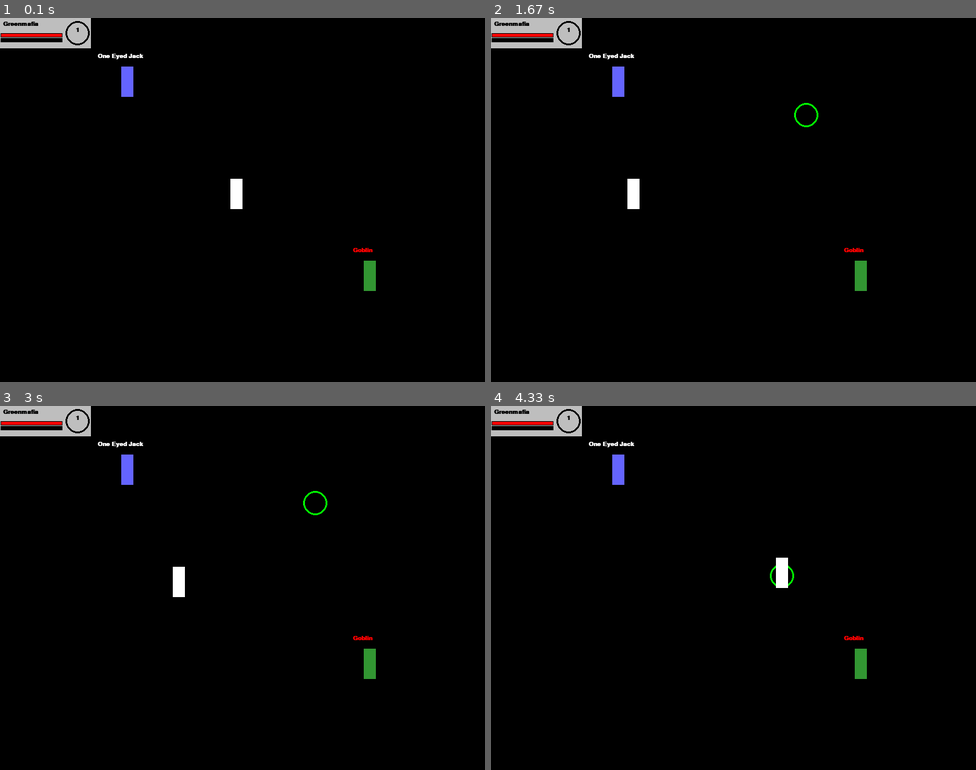
Above: before the commit, frames 1-4 (two rows, left to right).
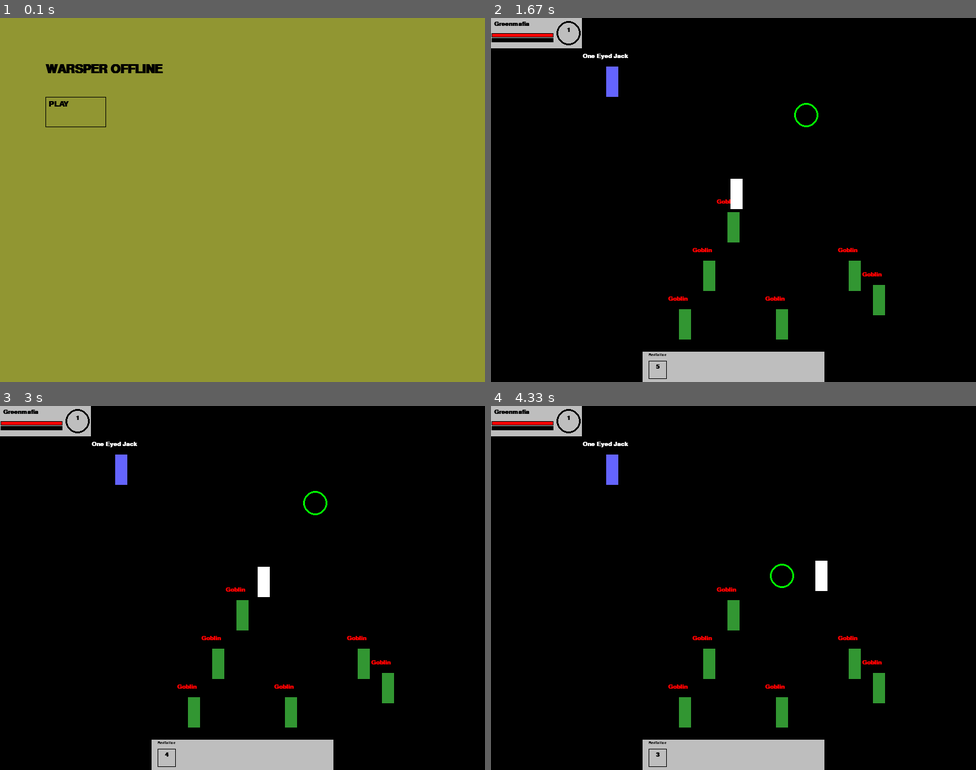
Above: after the commit, the same moments.

Repository: Lauri-Iivarinen/Pygame-WarspearOffline
Game: pygame game, started from main.py
The game is run twice, just before and just after one commit, with the same random seed, the same clock (stepped at 60 frames per second) and the same inputs.
Inputs (mouse positions are in pixels of both pictures, inside the frame that each line leads up to):
- Up to frame 1 (0.1 s): no input
- Up to frame 2 (1.67 s): click (568, 112) at 0.38 s, where only the run after the commit has a clickable "PLAY"; tap 1 at 0.67 s; press the mouse at (801, 119) at 1.53 s; move the mouse to (845, 98) at 1.63 s
- Up to frame 3 (3 s): release the mouse at (397, 464) at 1.77 s; press the mouse at (310, 507) at 1.87 s; move the mouse to (194, 588) at 1.97 s; release the mouse at (77, 668) at 2.1 s; click "Greenmafia" at 2.22 s; press the mouse at (310, 507) at 2.53 s; move the mouse to (291, 511) at 2.63 s; release the mouse at (271, 515) at 2.77 s; press the mouse at (310, 507) at 2.87 s; move the mouse to (300, 555) at 2.97 s
- Up to frame 4 (4.33 s): release the mouse at (782, 602) at 3.1 s; press the mouse at (801, 507) at 3.2 s; move the mouse to (806, 489) at 3.3 s; release the mouse at (815, 467) at 3.43 s; hold 1 3.5-3.97 s; click (888, 507) at 3.58 s; press the mouse at (801, 507) at 4.03 s; move the mouse to (791, 544) at 4.13 s; release the mouse at (782, 580) at 4.27 s

The runs differ from the first frame. In frame 1, 100% of the frame differs, in the area x 0-100%, y 0-100%; in frame 2, 5.3%; in frame 3, 5.3%; in frame 4, 5.3%.

Commit message:
UI frame shows player details target and abilities, player can kill mobs for xp, player can lose health if attacking mob, menu for starting game

Diff:
--- /dev/null
+++ b/Ability.py
@@ -0,0 +1,19 @@
+class Ability:
+
+    def used(self):
+        self.usable = False
+        self.cooldown_remaining = self.cooldown
+
+    def run_cooldown(self):
+        if self.cooldown_remaining == 0:
+            self.usable = True
+        self.cooldown_remaining -= 1
+
+    def __init__(self, name: str, type:str, damage:int, healing: int, cooldown: int, usable: bool) -> None:
+        self.name = name
+        self.type = type
+        self.damage = damage
+        self.healing = healing
+        self.cooldown = cooldown
+        self.cooldown_remaining = 0
+        self.usable = usable
--- /dev/null
+++ b/Item.py
@@ -0,0 +1,5 @@
+class Item:
+    def __init__(self, name, health, damage) -> None:
+        self.name = name
+        self.health = health
+        self.damage = damage
--- a/Map_room.py
+++ b/Map_room.py
@@ -18,15 +18,20 @@
         ['X', 'O', 'O', 'O', 'O', 'O', 'O', 'O', 'O', 'O', 'O', 'O', 'O', 'O', 'O', 'O', 'O', 'O', 'O', 'O', 'X'],
         ['X', 'O', 'O', 'O', 'O', 'O', 'O', 'O', 'O', 'O', 'O', 'O', 'O', 'O', 'O', 'O', 'O', 'O', 'O', 'O', 'X'],
         ['X', 'X', 'X', 'O', 'O', 'O', 'O', 'O', 'O', 'O', 'O', 'O', 'O', 'O', 'O', 'O', 'O', 'O', 'O', 'O', 'X'],
-        ['X', 'X', 'X', 'O', 'O', 'O', 'O', 'O', 'O', 'O', 'O', 'O', 'O', 'O', 'O', 'O', 'O', 'O', 'O', 'O', 'X'],
+        ['X', 'X', 'X', 'X', 'X', 'X', 'X', 'X', 'X', 'X', 'X', 'X', 'X', 'X', 'X', 'X', 'X', 'X', 'X', 'X', 'X'],
         ['X', 'X', 'X', 'X', 'X', 'X', 'X', 'X', 'X', 'X', 'X', 'X', 'X', 'X', 'X', 'X', 'X', 'X', 'X', 'X', 'X'],
 ]
 }
 
 mobs = {
     '1': [
-        Mob(False, 100, 'One Eyed Jack', 0, [], 200, 80, (100,100,255)),
-        Mob(True, 100, ' Goblin', 20, [], 600, 400, (50,150,50)),
+        Mob(False, 1000, 1000, 'One Eyed Jack', 0, [], 200, 80, (100,100,255),200),
+        Mob(True, 80, 80,' Goblin', 20, [], 600, 410, (50,150,50)),
+        Mob(True, 80, 80,' Goblin', 20, [], 650, 450, (50,150,50)),
+        Mob(True, 80, 80,' Goblin', 20, [], 500, 480, (50,150,50)),
+        Mob(True, 80, 80,' Goblin', 20, [], 400, 300, (50,150,50)),
+        Mob(True, 80, 80,' Goblin', 20, [], 300, 500, (50,150,50)),
+        Mob(True, 80, 80,' Goblin', 20, [], 350, 420, (50,150,50)),
     ]
 }
 
--- /dev/null
+++ b/Menu_screen.py
@@ -0,0 +1,23 @@
+import pygame
+pygame.font.init()
+FONT = pygame.font.SysFont('comicsans', 35, True, italic=False)
+
+def draw():
+    WINDOW_WDTH = 800 #20x15 movable area
+    WINDOW_HGHT = 600
+    WINDOW = pygame.display.set_mode((WINDOW_WDTH,WINDOW_HGHT))
+    WINDOW.fill((145,150,50))
+
+    title = FONT.render('WARSPER OFFLINE', 1, 'black')
+
+    WINDOW.blit(title, (50,50))
+
+
+def menu_screen():
+    mouse = pygame.mouse.get_pressed()
+    if mouse[0]: #Left click moves player
+        cursor = pygame.mouse.get_pos()
+        if cursor.x >= 30:
+            return False
+    draw()
+    return True
--- a/Mob.py
+++ b/Mob.py
@@ -5,9 +5,21 @@
             return 'red'
         return 'white'
 
-    def __init__(self, hostile: bool, health: int, name: str, xp: int, quests, x: int, y: int, color ):
+    def die(self):
+        self.damage = 0
+        self.curr_health = 0
+        self.alive = False
+
+    def receive_damage(self, damage):
+        if self.alive:
+            self.curr_health -= damage
+            if self.curr_health < 0:
+                self.die()
+
+    def __init__(self, hostile: bool, max_health: int, curr_health: int, name: str, xp: int, quests, x: int, y: int, color, damage=15, alive=True ):
         self.hostile = hostile
-        self.health = health
+        self.max_health = max_health
+        self.curr_health = curr_health
         self.name = name
         self.xp = xp
         self.quests = quests
@@ -15,3 +27,5 @@
         self.y = y
         self.color = color
         self.name_color = self.get_name_color(hostile)
+        self.damage = damage
+        self.alive = alive
--- a/Player.py
+++ b/Player.py
@@ -1,11 +1,70 @@
-import pygame
+from Item import Item
+from Ability import Ability
+
+items = {
+    'weapon': Item('Broken sword', 10, 15),
+    'chest' : Item('Chainmail armor', 20, 0),
+    'legs': Item('Rusty chainmail leggings', 15, 0)
+}
 
 class Player:
-    def __init__(self, name: str, max_health: int, curr_health:int, level: int, xp: int, quests: list, abilities: list ):
+
+    def gain_xp(self, incoming_xp):
+        self.xp += incoming_xp
+        if self.xp > self.xp_cap:
+            self.xp -= 100
+            self.level += 1
+            self.xp_cap += 10
+
+    def die(self):
+        self.damage = 0
+        self.curr_health = 0
+        self.alive = False
+
+    def receive_damage(self, damage):
+        if self.alive:
+            self.curr_health -= damage
+            if self.curr_health < 0:
+                self.die()
+
+    def receive_healing(self, amount):
+        self.curr_health += amount
+        if self.curr_health > self.max_health:
+            self.curr_health = self.max_health
+
+    def doAbility(self, ability: Ability):
+        if not ability.usable:
+            return
+        if ability.type == 'heal':
+            self.receive_healing(ability.healing)
+            ability.used()
+
+    def useAbility(self, name:str):
+        print(name)
+        for a in self.abilities:
+            if a.name == name:
+                self.doAbility(a)
+                break
+
+
+    def calc_damage(self):
+        damage = items['weapon'].damage + (self.level*10)
+        return damage
+
+    def reduce_cooldowns(self):
+        for cd in self.abilities:
+            cd.run_cooldown()
+
+    def __init__(self, name: str, max_health: int, curr_health:int, level: int, xp: int, quests: list, abilities: list, alive=True ):
         self.name = name
         self.max_health = max_health
         self.curr_health = curr_health
         self.level = level
         self.xp = xp
         self.quests = quests
-        self.abilities = abilities
+        self.abilities = [
+            Ability('Revitalize', 'heal', 0, 35, 5, True)
+        ]
+        self.xp_cap = 100
+        self.items = items
+        self.alive = alive
--- a/main.py
+++ b/main.py
@@ -1,6 +1,8 @@
 import pygame
 from Map_room import Map_room
 from Player import Player
+from Mob import Mob
+from Ability import Ability
 
 pygame.init()
 pygame.font.init()
@@ -14,25 +16,42 @@
 CURSOR_SIZE = 20
 CURSOR_THICKNESS = 3
 FONT = pygame.font.SysFont('comicsans', 15, True, italic=False)
+SMALLFONT = pygame.font.SysFont('comicsans', 10, True, italic=False)
+BIGFONT = pygame.font.SysFont('comicsans', 20, True, italic=False)
+LARGEFONT = pygame.font.SysFont('comicsans', 30, True, italic=False)
 clock = pygame.time.Clock()
 
 current_map = Map_room(1)
 current_map.print_map()
+
+def draw_menu():
+    WINDOW.fill((145,150,50))
+    title = LARGEFONT.render('WARSPER OFFLINE', 1, 'black')
+    WINDOW.blit(title, (75,75))
+    play_frame = pygame.Rect(75, 130, 100, 50)
+    play_txt = BIGFONT.render('PLAY', 1, 'black')
+    WINDOW.blit(play_txt, (80,135))
+    pygame.draw.rect(WINDOW, 'black', play_frame, 1)
+    pygame.display.update()
 
 def get_text_pos(x,y,length):
     y -= 22
     x -= length*3
     return (x,y)
 
-
 def draw_mobs():
     for mob in current_map.mobs:
-        npc_name = FONT.render(mob.name, 1, mob.name_color)
-        npc_pos = roundCursorPos((mob.x, mob.y))
-        npc_name_pos = get_text_pos(npc_pos[0], npc_pos[1], len(mob.name))
-        npc = pygame.Rect(npc_pos[0], npc_pos[1], PLAYER_WDTH, PLAYER_HGHT)
-        WINDOW.blit(npc_name, npc_name_pos)
-        pygame.draw.rect(WINDOW, mob.color, npc)
+        if mob.alive:
+            npc_name = FONT.render(mob.name, 1, mob.name_color)
+            npc_pos = roundCursorPos((mob.x, mob.y))
+            npc_name_pos = get_text_pos(npc_pos[0]-10, npc_pos[1], len(mob.name))
+            npc = pygame.Rect(npc_pos[0]-10, npc_pos[1], PLAYER_WDTH, PLAYER_HGHT)
+            WINDOW.blit(npc_name, npc_name_pos)
+            pygame.draw.rect(WINDOW, mob.color, npc)
+        else:
+            npc_pos = roundCursorPos((mob.x, mob.y))
+            npc = pygame.Rect(npc_pos[0]-10, npc_pos[1]+PLAYER_WDTH, PLAYER_HGHT, PLAYER_WDTH)
+            pygame.draw.rect(WINDOW, mob.color, npc)
 
 def draw_UI(player: Player):
     ui_frame = pygame.Rect(0,0,150,50)
@@ -51,12 +70,48 @@
     WINDOW.blit(name, (5,5))
     WINDOW.blit(level, (125,15))
 
+def draw_target_UI(player: Mob):
+    ui_frame = pygame.Rect(160,0,150,50)
+    name = FONT.render(player.name, 1, 'black')
+    hp_txt = FONT.render(f'{player.curr_health}/{player.max_health}', 1, 'black')
+    pygame.draw.rect(WINDOW, 'grey', ui_frame)
+    health_bar_frame = pygame.Rect(161,25, 102, 7)
+    pygame.draw.rect(WINDOW, 'black', health_bar_frame)
+    health_bar = pygame.Rect(162,26, round((player.curr_health/player.max_health)*100), 5)
+    pygame.draw.rect(WINDOW, 'red', health_bar)
+    WINDOW.blit(name, (160,5))
+    WINDOW.blit(hp_txt, (165, 32))
+
+
+def draw_ability_bar(abilities: list):
+    x = 250
+    y = 550
+    ui_frame = pygame.Rect(x,y,300,50)
+    pygame.draw.rect(WINDOW, 'grey', ui_frame)
+    y += 15
+    x += 10
+    for ability in abilities:
+        name = SMALLFONT.render(ability.name, 1, 'black')
+        if ability.usable:
+            icon = pygame.Rect(x,y,30,30)#Replace with icon
+            pygame.draw.rect(WINDOW, (0,0,0) , icon)
+        else:
+            cd = FONT.render(f'{ability.cooldown_remaining}', 1, 'black')
+            icon = pygame.Rect(x,y,30,30)
+            pygame.draw.rect(WINDOW, (0,0,0), icon, 1)
+            WINDOW.blit(cd, (x+12, 570))
+        WINDOW.blit(name, (x,552))
+        x += 10
+
 # draw a single frame
-def draw(player, cursor, cursor_color, player_info):
+def draw(player, cursor, cursor_color, player_info: Player, active_target):
     WINDOW.fill('black')
     pygame.draw.circle(WINDOW, cursor_color, cursor, CURSOR_SIZE, CURSOR_THICKNESS) #Cursor
     draw_mobs()
     draw_UI(player_info)
+    if active_target:
+        draw_target_UI(active_target)
+    draw_ability_bar(player_info.abilities)
     pygame.draw.rect(WINDOW, (255,255,255), player)#Player model
     pygame.display.update()
 
@@ -114,7 +169,43 @@
     y = round(cursor[1]/40)
     return map[y][x]
 
+def map_grid_pos(cursor: tuple):
+    x = round(cursor[0]/40)
+    y = round(cursor[1]/40)
+    return (x,y)
+
+def check_for_mob(coords: tuple):
+    pos = map_grid_pos(coords)
+    for mob in current_map.mobs:
+        mob_pos = map_grid_pos((mob.x, mob.y+PLAYER_HGHT))
+        if mob_pos == pos:
+            return mob
+    return False
+
+def check_player_range(target: tuple, player: tuple) -> bool:
+    t = map_grid_pos(target)
+    p = map_grid_pos(player)
+
+    if (t[0] - p[0] <= 1 and t[0] - p[0] >= -1):
+        if (t[1] - p[1] <= 1 and t[1] - p[1] >= -1):
+            return True
+
+    return False
+
+def do_interact(target: Mob, player, player_info: Player):
+    if target.alive:
+        close = check_player_range((target.x, target.y), (player.x, player.y))
+        if close and target.hostile:
+            target.receive_damage(player_info.calc_damage())
+            player_info.receive_damage(target.damage)
+            if target.curr_health == 0:
+                print('targed died')
+                player_info.gain_xp(target.xp)
+        elif close:
+            print('speaking')
+
 def main():
+    tick = 0
     destination_X = 0
     destination_Y = 0
     distance_X = 0
@@ -125,32 +216,82 @@
     green = (0,255,0)
     cursor_color = green
     player_info = Player('Greenmafia', 200, 200, 1, 0, [], []) #PLAYER DATA
+    active_target = False
+    #Abilioties
+    useHeal = False
+    in_menu = True
+    menu_closed = False
 
     # main loop that keeps the game running
     while checkGameClose():
-        mouse = pygame.mouse.get_pressed()
-        if mouse[0]:
-            cursor = roundCursorPos(pygame.mouse.get_pos())
-            if move_ok(cursor, current_map.map):
-                cursor_color = green
-                mouse_coords = cursor
-                if destination_X != mouse_coords[0]:
-                    destination_X = mouse_coords[0]
-                    distance_X = getDistance(player.x, destination_X, True)
-                if destination_Y != mouse_coords[1]:
-                    destination_Y = mouse_coords[1]
-                    distance_Y = getDistance(player.y, destination_Y, False)
+        if not in_menu:
+            mouse = pygame.mouse.get_pressed()
+            if mouse[0] and menu_closed: #Left click moves player
+                cursor = roundCursorPos(pygame.mouse.get_pos())
+                if move_ok(cursor, current_map.map):
+                    cursor_color = green
+                    mouse_coords = cursor
+                    if destination_X != mouse_coords[0]:
+                        destination_X = mouse_coords[0]
+                        distance_X = getDistance(player.x, destination_X, True)
+                    if destination_Y != mouse_coords[1]:
+                        destination_Y = mouse_coords[1]
+                        distance_Y = getDistance(player.y, destination_Y, False)
+                else:
+                    cursor_color=red
+
+            if mouse[2] and menu_closed: #Right click interacts/attacks
+                cursor = roundCursorPos(pygame.mouse.get_pos())
+                target = check_for_mob(cursor)
+                if target:
+                    active_target = target
+                else: active_target = False
+                if move_ok(cursor, current_map.map):
+                    cursor_color = green
+                    mouse_coords = cursor
+                    if destination_X != mouse_coords[0]:
+                        destination_X = mouse_coords[0]
+                        distance_X = getDistance(player.x, destination_X, True)
+                    if destination_Y != mouse_coords[1]:
+                        destination_Y = mouse_coords[1]
+                        distance_Y = getDistance(player.y, destination_Y, False)
+                else:
+                    cursor_color=red
+
+            #ABILITIES
+            keys = pygame.key.get_pressed()
+            if keys[pygame.K_1]:
+                useHeal = True
+
+            #Move character and update destination
+            move = movePlayer(player, distance_X, distance_Y)
+            distance_X = move[0]
+            distance_Y = move[1]
+
+            if tick >= 30:
+                tick = 0
+                menu_closed = True
+                player_info.reduce_cooldowns()
+                if active_target:
+                    do_interact(active_target, player, player_info)
+                if useHeal:
+                    player_info.useAbility('Revitalize')
+                    useHeal = False
+
             else:
-                cursor_color=red
-
-        #Move character and update destination
-        move = movePlayer(player, distance_X, distance_Y)
-        distance_X = move[0]
-        distance_Y = move[1]
-
-        clock.tick(30)#framerate
-        draw(player, cursor, cursor_color, player_info) #Draw current frame
-
+                tick += 1
+
+            clock.tick(30)#framerate
+            draw(player, cursor, cursor_color, player_info, active_target) #Draw current frame
+        else:
+            #75, 130, 100, 50
+            mouse = pygame.mouse.get_pressed()
+            if mouse[0]: #Left click moves player
+                cursor = pygame.mouse.get_pos()
+                if cursor[0] >= 75 and cursor[0] <= 175 and cursor[1] >= 130 and cursor[1] <= 180:
+                    in_menu = False
+            clock.tick(30)#framerate
+            draw_menu()
     #While loop breaks -> Game closes
     pygame.quit()
 
